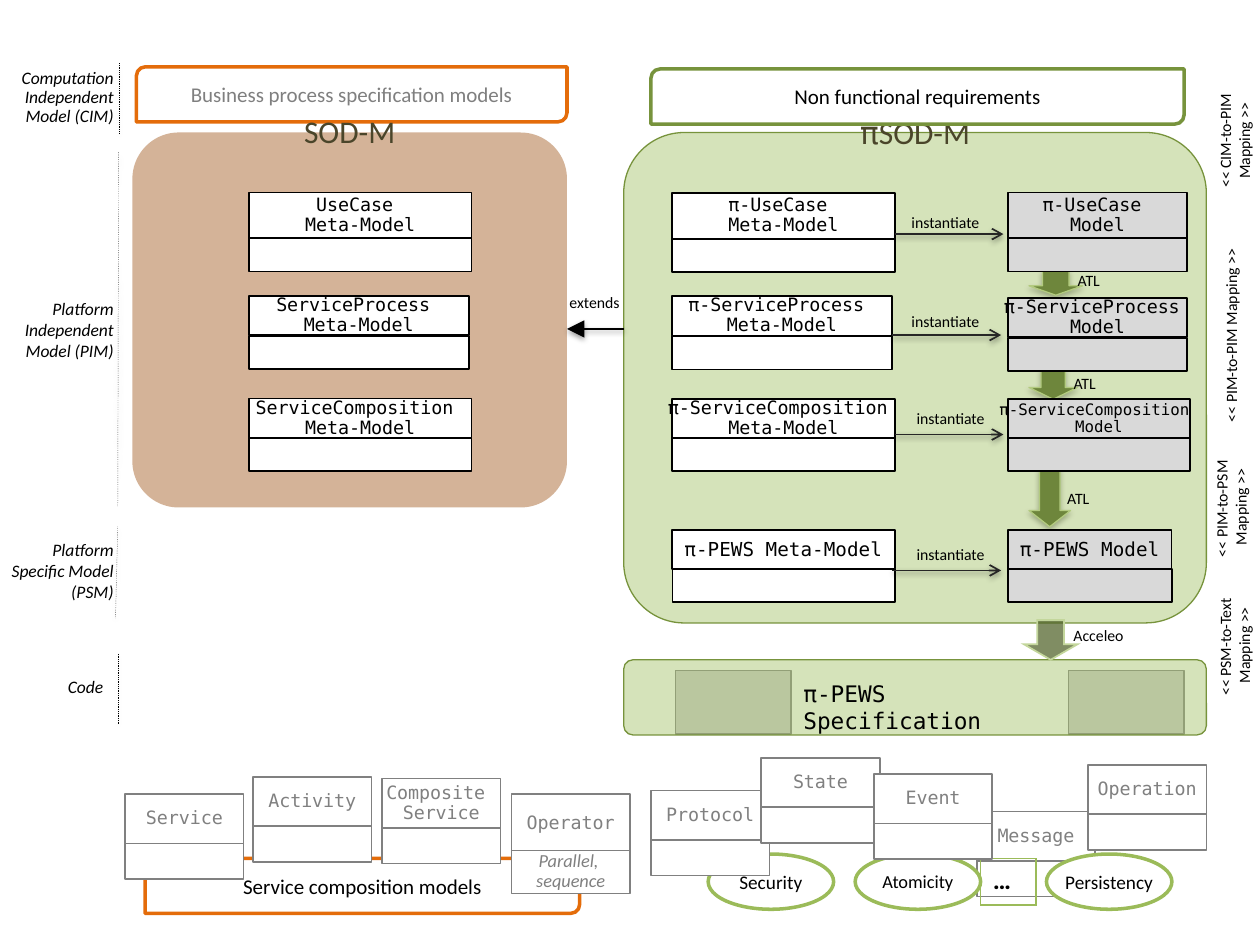
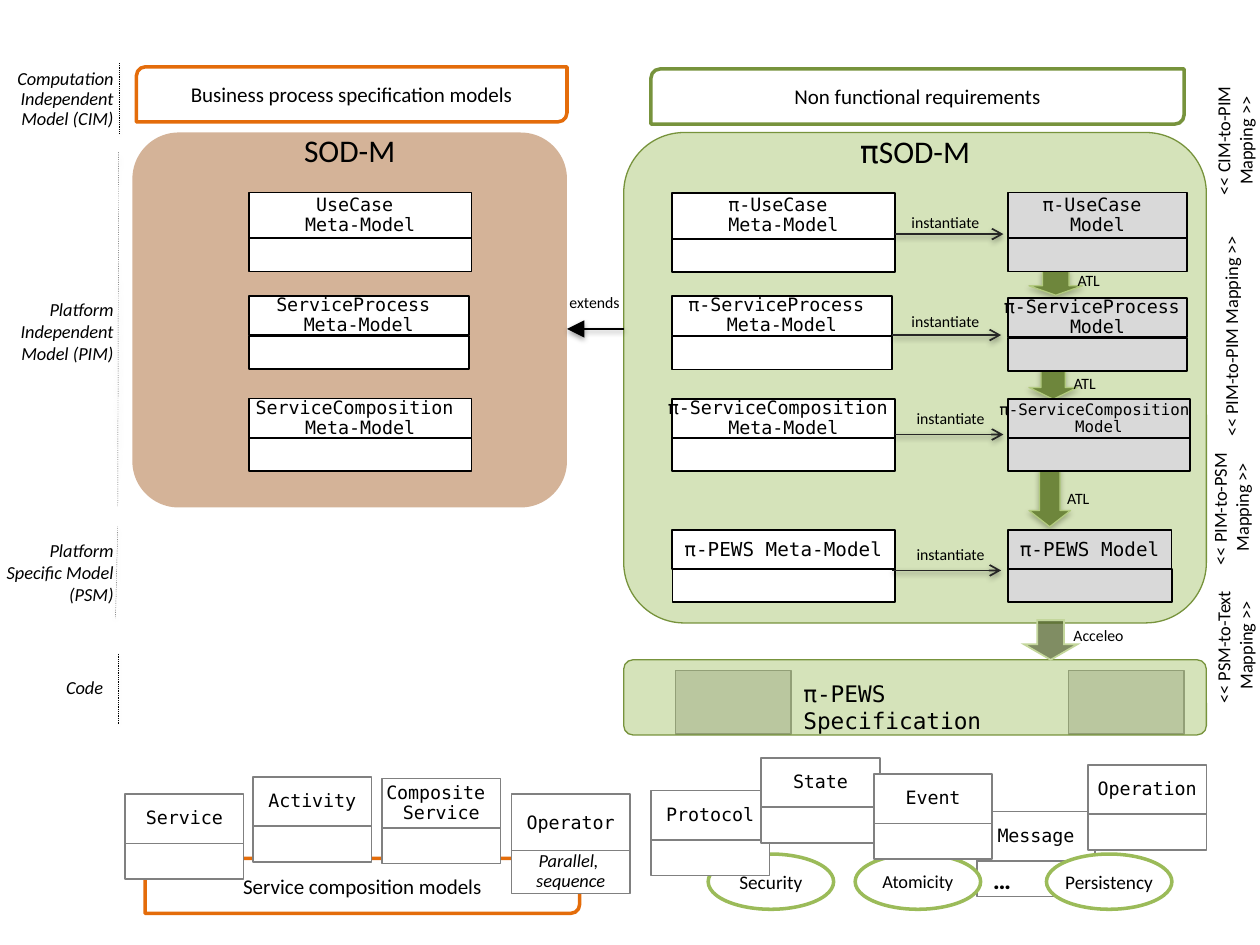
Before and after one commit to mmusicante/PlacidoConfArtigos, a slide deck: slide 1 of SOFSEM2014/FinalVersion/figs/piSOD-M.pptx. Drawn at 1260x945 pixels with LibreOffice and Linux fonts; fonts in the diff are those of the drawing; grey boxes stand for pictures. Boxes give left, top, right and bottom in pixels: in the first picture for what was removed or moved away, otherwise in the second. Text is boxed around its words. In the diff, an @@ line names an element or a change of style, - is before the commit and + after.

```diff
--- a/SOFSEM2014/FinalVersion/figs/piSOD-M.pptx
+++ b/SOFSEM2014/FinalVersion/figs/piSOD-M.pptx
@@ size 10 to 10.5 pt in 4 elements at box(66, 681, 103, 694), box(21, 303, 114, 363), box(7, 544, 114, 603), box(17, 72, 114, 128) @@
@@ round diag rect "Business process specification models" at box(136, 67, 567, 122): text colour #7F7F7F to #000000 @@
@@ size 9 to 10.5 pt in 4 elements at box(1213, 600, 1257, 687), box(1209, 462, 1254, 549), box(1221, 264, 1243, 412), box(1213, 94, 1257, 183) @@
@@ text "<< CIM-to-PIM": place and size @@
-text "<< CIM-to-PIM" at box(1216, 101, 1254, 177)
+text "<< CIM-to-PIM" at box(1213, 94, 1257, 183)
@@ rounded rectangle "SOD-M" at box(132, 132, 567, 508): text colour #4A452A to #000000 @@
@@ rounded rectangle "πSOD-M" at box(624, 132, 1206, 622): text colour #4A452A to #000000 @@
@@ text "<< PIM-to-PIM Mapping >>": place and size @@
-text "<< PIM-to-PIM Mapping >>" at box(1222, 273, 1241, 401)
+text "<< PIM-to-PIM Mapping >>" at box(1221, 264, 1243, 412)
@@ text colour #808080 to #000000 in 10 elements at box(976, 811, 1095, 861), box(125, 794, 243, 843), box(382, 779, 500, 828), box(512, 794, 630, 853), box(512, 850, 630, 893), box(253, 777, 372, 827), box(651, 790, 770, 839), box(761, 759, 879, 808), box(1087, 765, 1206, 814), box(874, 775, 993, 824) @@
@@ text "…": place and size @@
-text "…" at box(980, 858, 1036, 905)
+text "…" at box(980, 858, 1031, 901)
@@ text "…" at box(980, 858, 1031, 901): outline #9BBB59 0.75 pt to none @@
```
Also in this commit, not shown: 1 other file.
